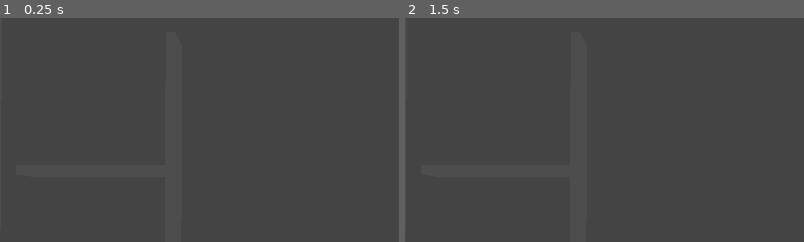
Above: before the commit, frames 1-2 (left to right).
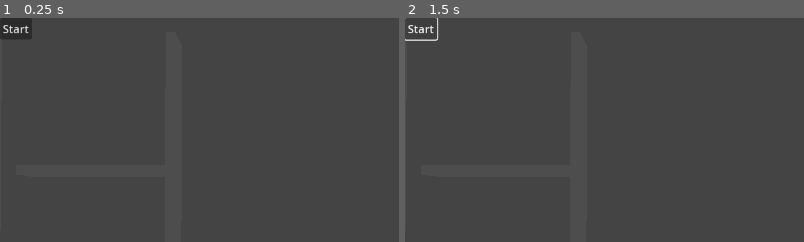
Above: after the commit, the same moments.

Repository: Lievven/weak-end-energy
Game: Godot game, scene res://jans_scene.tscn
The game is run twice, just before and just after one commit, with the same random seed, the same clock (stepped at 60 frames per second) and the same inputs. The project has no main scene, so this scene is started directly.
Inputs (mouse positions are % of the whole screen's width and height, from its top left):
- Up to frame 1 (0.25 s): no input
- Up to frame 2 (1.5 s): click (2, 2) at 0.5 s, where only the run after the commit has a clickable "Start"; click (2, 2) at 1.25 s, where only the run after the commit has a clickable "Start"
The pictures show only the part of the screen within x 0-50%, y 0-50%; the shares and areas given below are measured in that part.

The runs differ from the first frame. In frame 1, 0.7% of the frame differs, in the area x 0-9%, y 0-10%; in frame 2, 0.2%.
Error before the commit: Invalid access to property or key 'version' on a base object of type 'Nil'. (res://fred.gd:46)

Commit message:
added debug button, fixed small bugs

Diff:
--- /dev/null
+++ b/Godot/button.gd
@@ -0,0 +1,7 @@
+extends Button
+
+
+
+
+func _on_pressed() -> void:
+	Fred.start_game()
--- a/Godot/fred.gd
+++ b/Godot/fred.gd
@@ -10,7 +10,7 @@
 @onready var http = HTTPRequest.new()
 
 var previous_turn = -1
-var previous_version = 0
+var previous_version = -1
 var user_id = "Player0"
 
 func _ready() -> void:
@@ -20,7 +20,7 @@
 
 
 func poll():
-	http.request("http://" + url + "/poll?userid=" + user_id + "&knownVersion=" + str(previous_version))
+	http.request("http://" + url + "/poll?user=" + user_id + "&knownVersion=" + str(previous_version))
 
 
 func stage_card(card_id):
@@ -38,8 +38,10 @@
 	"&action=StartGame")
 
 func _on_request_completed(result, response_code, headers, body) -> void:
+	print(response_code)
 	if response_code != 200:
-		push_error("Invalid request: ", response_code, " -> ", body)
+		push_error("Invalid request: ", response_code, " -> ", body.get_string_from_utf8())
+		return
 
 	var json = JSON.parse_string(body.get_string_from_utf8())
 
--- a/Godot/jans_scene.tscn
+++ b/Godot/jans_scene.tscn
@@ -1,7 +1,8 @@
-[gd_scene load_steps=4 format=3 uid="uid://e8bhwjkcn0ir"]
+[gd_scene load_steps=5 format=3 uid="uid://e8bhwjkcn0ir"]
 
 [ext_resource type="PackedScene" uid="uid://dwansns35h8w4" path="res://card_ui/card_hand.tscn" id="2_n0yoy"]
 [ext_resource type="PackedScene" uid="uid://dwrs03074tgo1" path="res://resources/board_and_clock.fbx" id="2_vslsf"]
+[ext_resource type="Script" uid="uid://dfinw6b8dggu" path="res://button.gd" id="3_n0yoy"]
 
 [sub_resource type="Environment" id="Environment_vslsf"]
 ambient_light_color = Color(1, 1, 1, 1)
@@ -18,3 +19,12 @@
 environment = SubResource("Environment_vslsf")
 
 [node name="CardHand" parent="." instance=ExtResource("2_n0yoy")]
+
+[node name="Button" type="Button" parent="CardHand"]
+layout_mode = 0
+offset_right = 8.0
+offset_bottom = 8.0
+text = "Start"
+script = ExtResource("3_n0yoy")
+
+[connection signal="pressed" from="CardHand/Button" to="CardHand/Button" method="_on_pressed"]
Not shown, added: Godot/button.gd.uid
